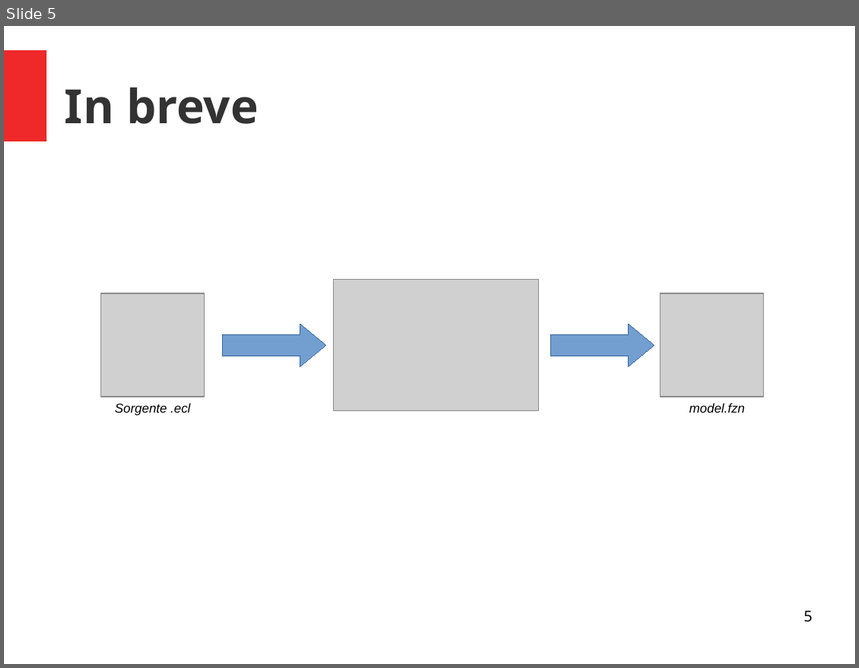
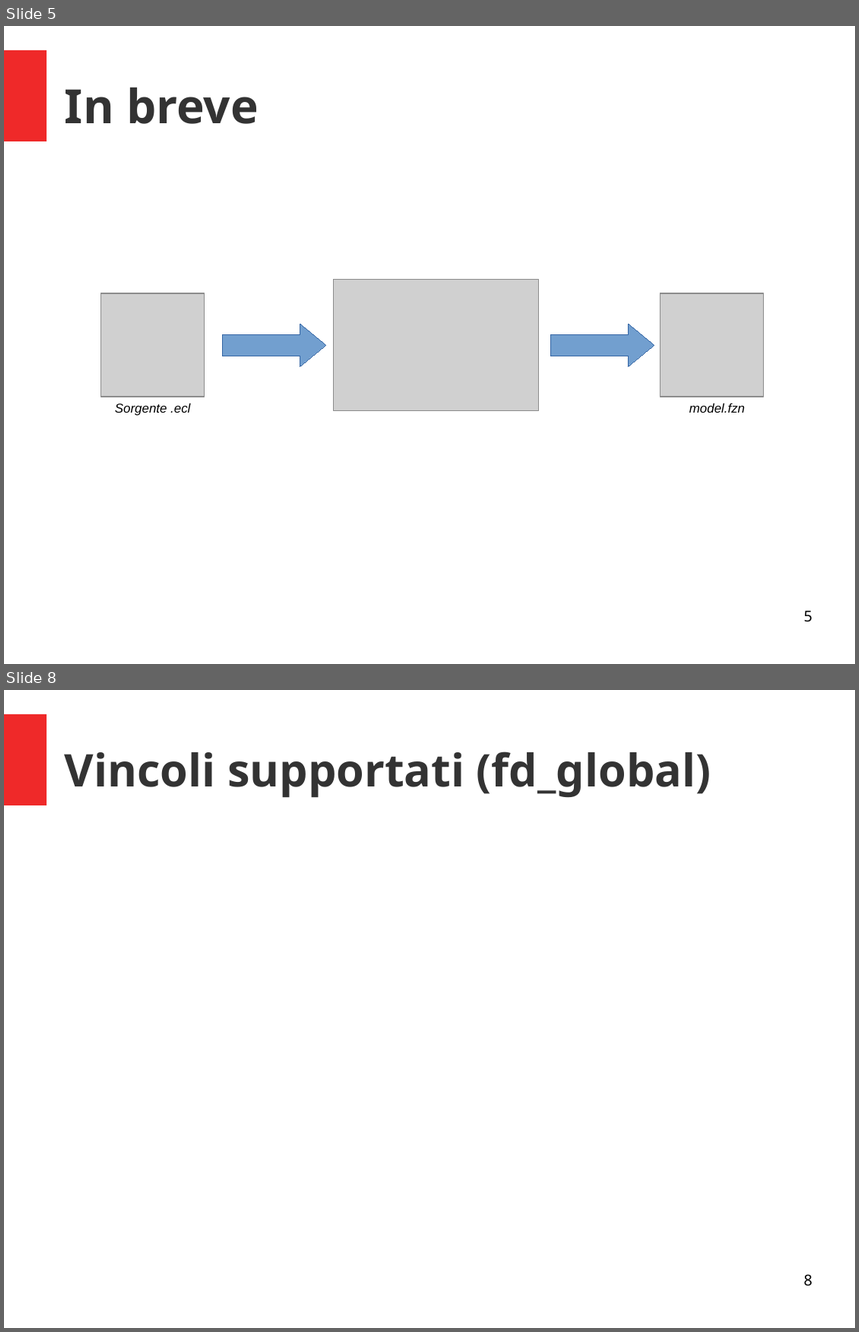
Before and after one commit to padovanl/eclipse2flatzinc, a slide deck: presentazione.odp. Shown one above the other, each under a label of ours: slide 5 before the commit, slides 5 and 8 after it; the slides between them are not shown. The pictures are 859x668 and 859x1332 pixels, drawn with LibreOffice and Linux fonts; fonts in the diff are those of the drawing; grey boxes stand for pictures. Boxes give left, top, right and bottom in pixels: in the first picture for what was removed or moved away, otherwise in the second. Text is boxed around its words. In the diff, an @@ line names an element or a change of style, - is before the commit and + after.

```diff
--- a/presentazione.odp
+++ b/presentazione.odp
@@ slide 8 added at (4,690,855,1328), background #FFFFFF; not listed: 1 template element that a slide beside it also shows @@
@@ title added at (65,752,712,798), 42 pt, text #333333, bold @@
+Vincoli supportati (fd_global)
@@ page number added at (804,1274,813,1287), 14 pt, text #000000 @@
+8
```
Also in this commit, not shown: 3 other slides added, 1 slide removed, 1 other file.
